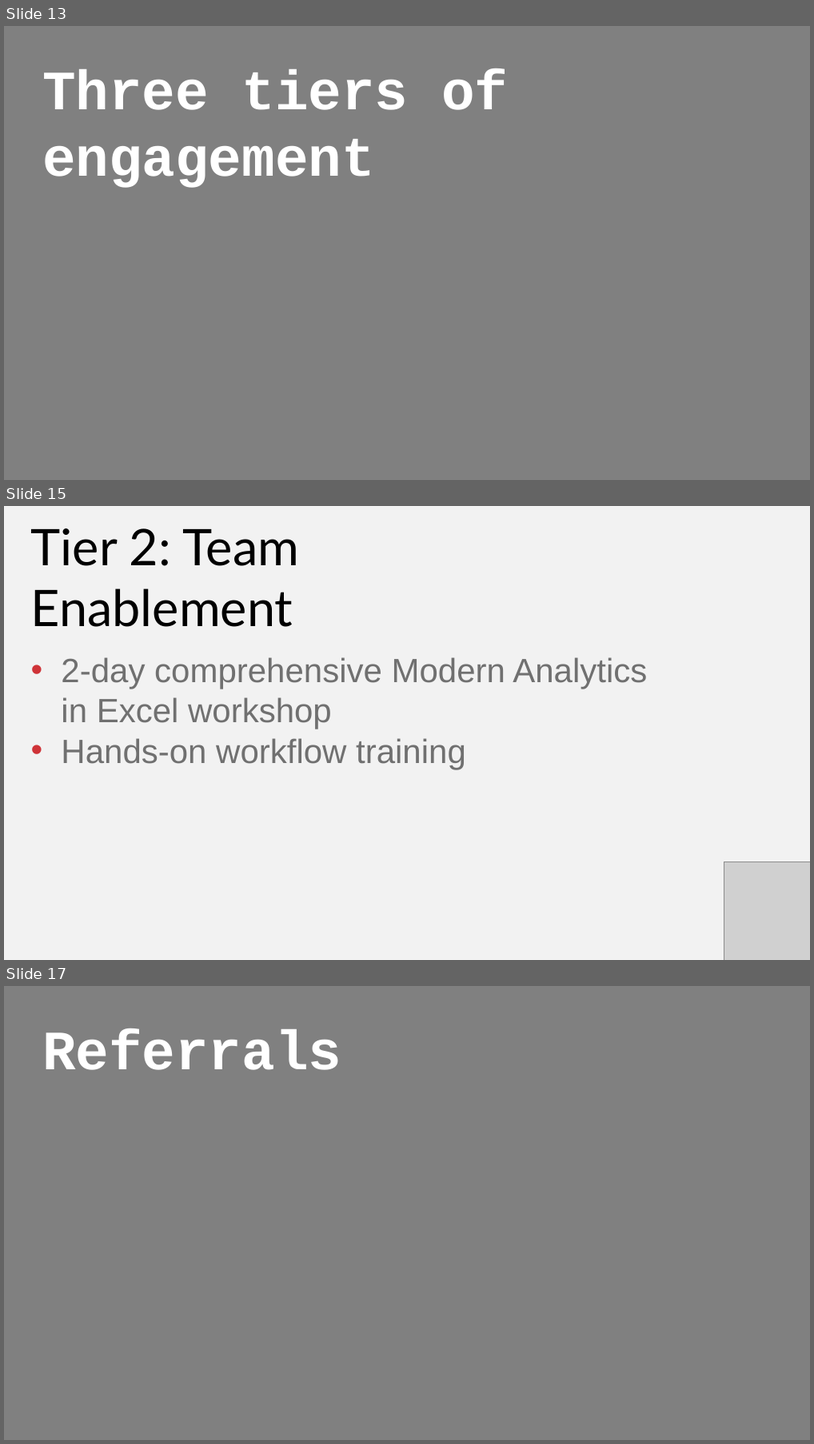
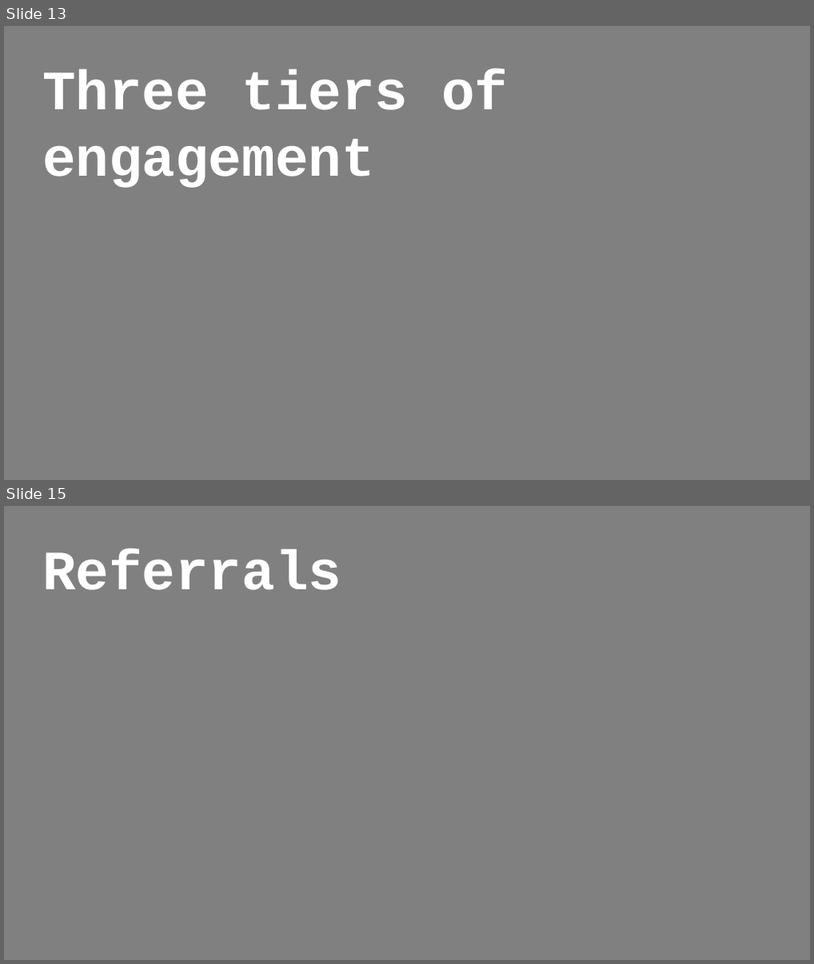
Before and after one commit to stringfestdata/modern-excel-demo-day, a slide deck: modern-excel-demo-day.pptx. Shown one above the other, each under a label of ours: slides 13, 15 and 17 before the commit, slides 13 and 15 after it; the slides between them are not shown. The pictures are 814x1444 and 814x964 pixels, drawn with LibreOffice and Linux fonts; fonts in the diff are those of the drawing; grey boxes stand for pictures. Boxes give left, top, right and bottom in pixels: in the first picture for what was removed or moved away, otherwise in the second. Text is boxed around its words. In the diff, an @@ line names an element or a change of style, - is before the commit and + after.

```diff
--- a/modern-excel-demo-day.pptx
+++ b/modern-excel-demo-day.pptx
@@ slide 15 removed at (4,506,810,960), background #F2F2F2 @@
@@ text removed at (31,528,299,627) @@
-Tier 2: Team Enablement
@@ text removed at (61,657,647,769) @@
-• 2-day comprehensive Modern Analytics in Excel workshop
-• Hands-on workflow training
@@ picture removed at (725,861,810,960) @@
@@ what was slide 17 is now slide 15 @@
```
Also in this commit, not shown: 7 slides changed, 1 other slide removed.
